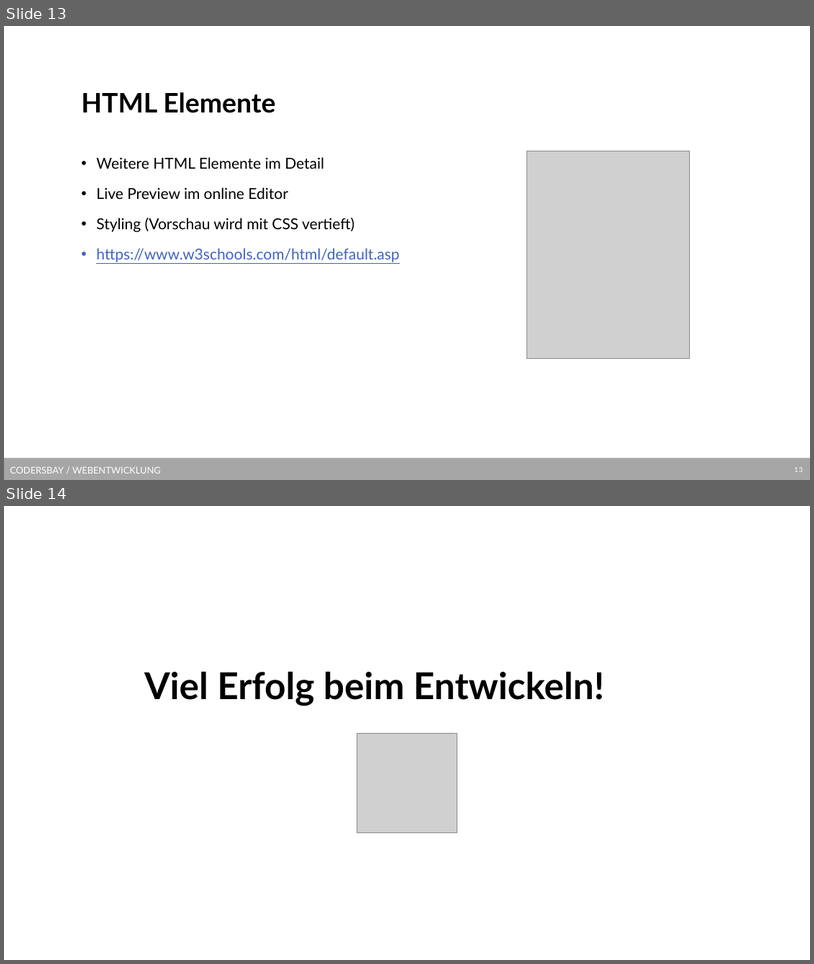
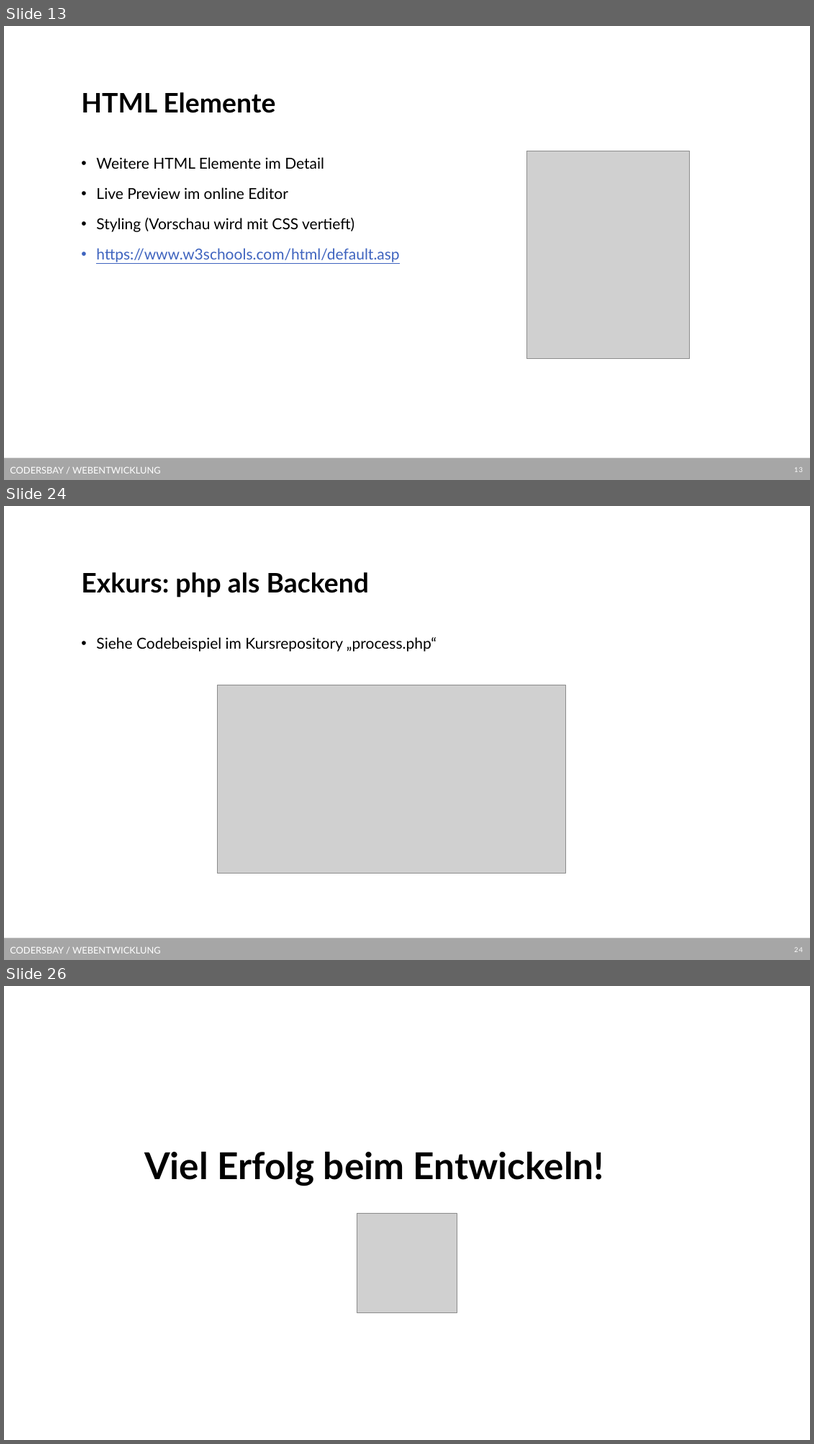
Before and after one commit to kodo89/Webentwicklung_23_24, a slide deck: 2. HTML/Slides/HTML Grundlagen.pptx. Shown one above the other, each under a label of ours: slides 13 and 14 before the commit, slides 13, 24 and 26 after it; the slides between them are not shown. The pictures are 814x964 and 814x1444 pixels, drawn with LibreOffice and Linux fonts; fonts in the diff are those of the drawing; grey boxes stand for pictures; background and template pictures are left out. Boxes give left, top, right and bottom in pixels: in the first picture for what was removed or moved away, otherwise in the second. Text is boxed around its words. In the diff, an @@ line names an element or a change of style, - is before the commit and + after.

```diff
--- a/2. HTML/Slides/HTML Grundlagen.pptx
+++ b/2. HTML/Slides/HTML Grundlagen.pptx
@@ slide 24 added at box(4, 506, 810, 960), background #FFFFFF; not listed: 2 template elements that a slide beside it also shows @@
@@ title added at box(81, 572, 369, 597), 32 pt, text #000000, bold @@
+Exkurs: php als Backend
@@ text added at box(96, 637, 437, 651), 18 pt, text #000000 @@
+• Siehe Codebeispiel im Kursrepository „process.php“
@@ picture added at box(218, 685, 566, 872) @@
@@ what was slide 14 is now slide 26 @@
```
Also in this commit, not shown: 1 slide changed, 11 other slides added, 25 other files.
